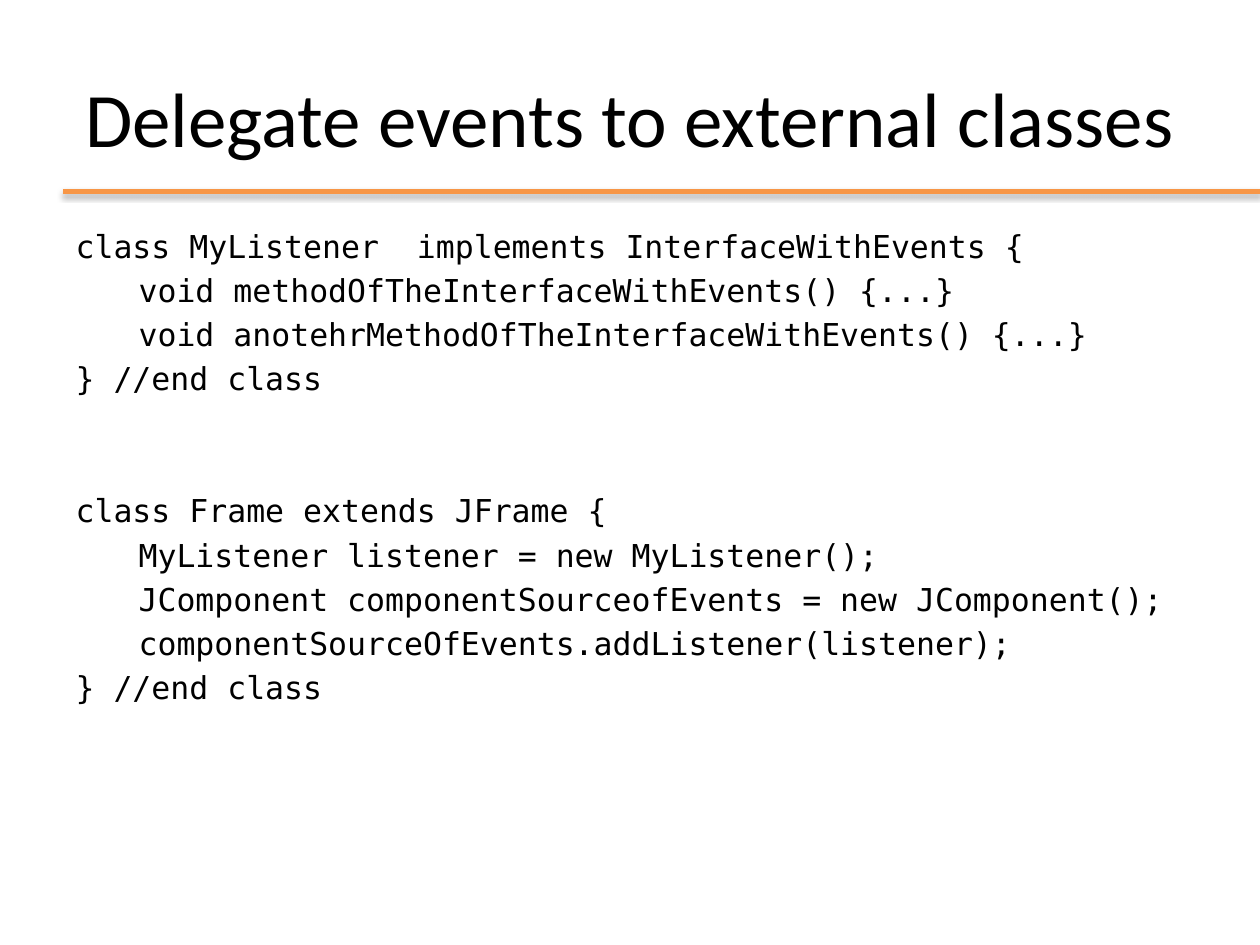
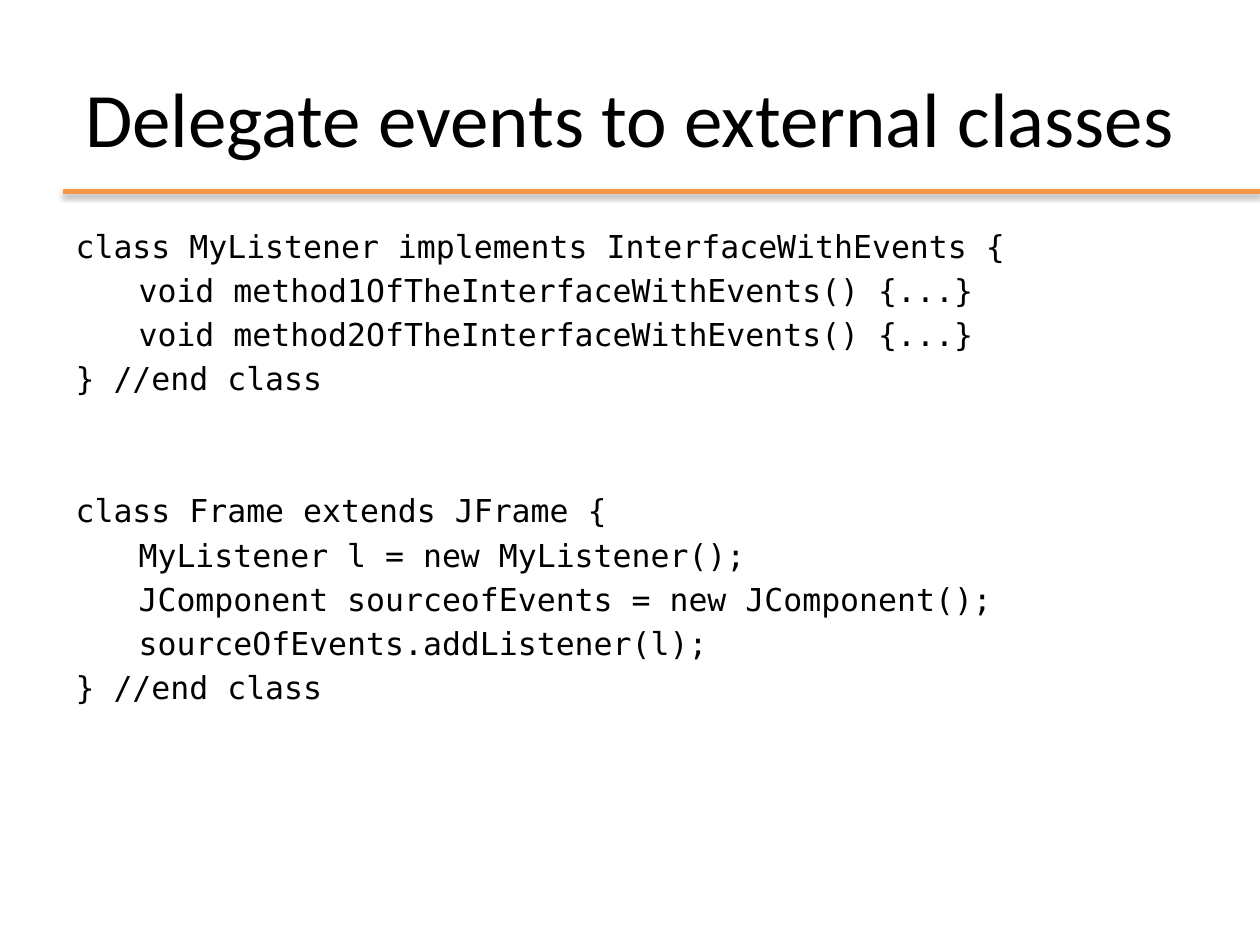
Before and after one commit to Andrea99-beep/ooprogramming, a slide deck: slide 55 of slides/ppt/07_Swing.pptx (slide 56 before the commit). Drawn at 1260x945 pixels with LibreOffice and Linux fonts; fonts in the diff are those of the drawing; background and template pictures are left out. Boxes give left, top, right and bottom in pixels: in the first picture for what was removed or moved away, otherwise in the second. Text is boxed around its words. In the diff, an @@ line names an element or a change of style, - is before the commit and + after.

```diff
--- a/slides/ppt/07_Swing.pptx
+++ b/slides/ppt/07_Swing.pptx
@@ text at (x1=139, y1=278, x2=859, y2=350): text changed @@
-void methodOfTheInterfaceWithEvents() {...}
-void anotehrMethodOfTheInterfaceWithEvents() {...}
+void method1OfTheInterfaceWithEvents() {...}
+void method2OfTheInterfaceWithEvents() {...}
@@ text at (x1=139, y1=543, x2=992, y2=660): text changed @@
-MyListener listener = new MyListener();
-JComponent componentSourceofEvents = new JComponent();
-componentSourceOfEvents.addListener(listener);
+MyListener l = new MyListener();
+JComponent sourceofEvents = new JComponent();
+sourceOfEvents.addListener(l);
```
Also in this commit, not shown: 28 other slides changed, 1 slide removed, 13 other files.
